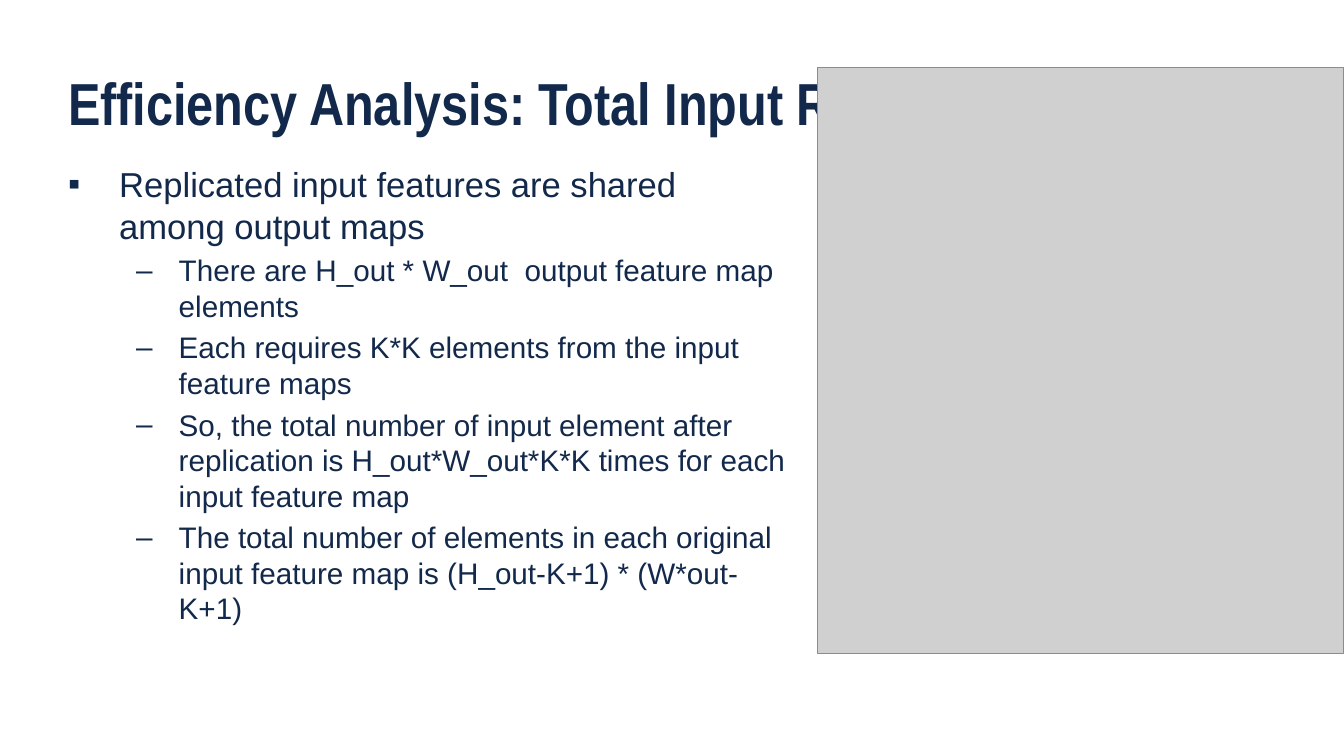
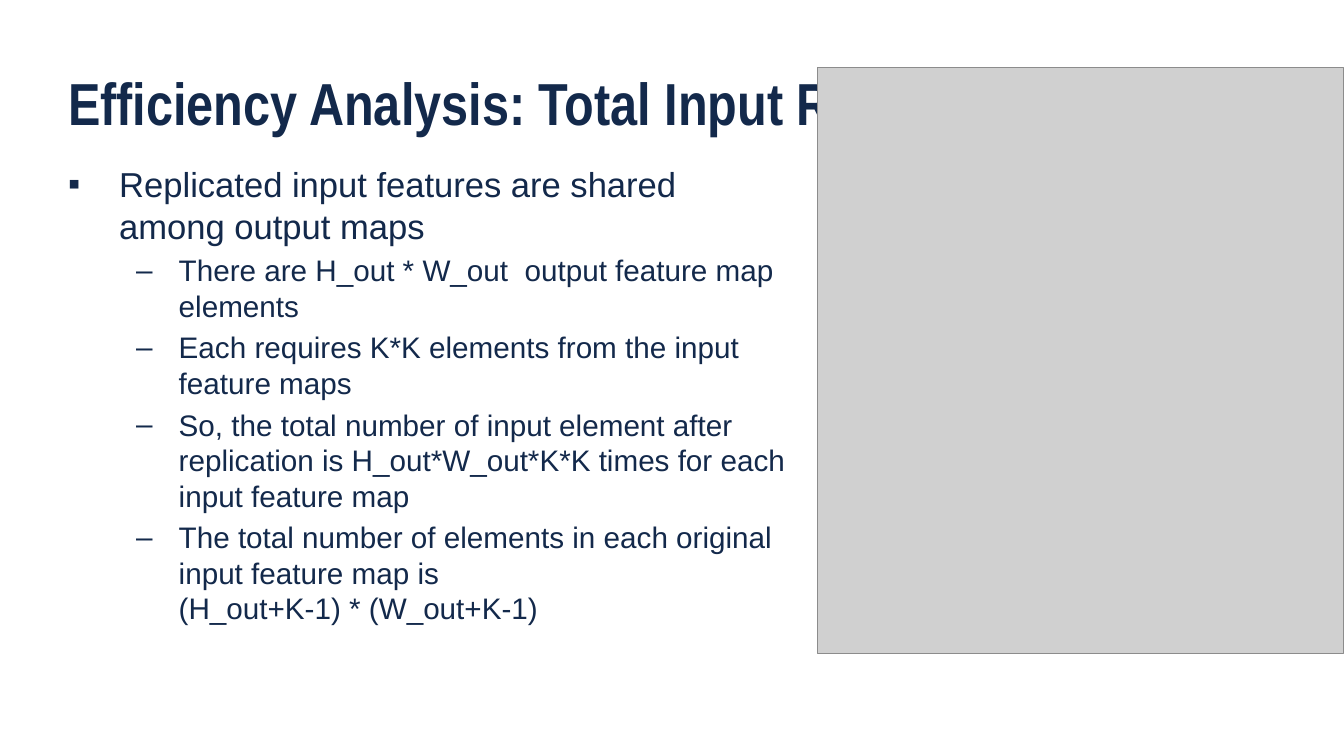
Before and after one commit to cwpearson/hugo-cwpearson, a slide deck: slide 19 of static/pptx/2017FA_ECE408_dl04_CNN02.pptx. Drawn at 1344x756 pixels with LibreOffice and Linux fonts; fonts in the diff are those of the drawing; grey boxes stand for pictures; background and template pictures are left out. Boxes give left, top, right and bottom in pixels: in the first picture for what was removed or moved away, otherwise in the second. Text is boxed around its words. In the diff, an @@ line names an element or a change of style, - is before the commit and + after.

Commit message:
Fix typos in 2017FA_ECE408_dl04_CNN02.pptx

```diff
--- a/static/pptx/2017FA_ECE408_dl04_CNN02.pptx
+++ b/static/pptx/2017FA_ECE408_dl04_CNN02.pptx
@@ text at (179,526,772,625): text changed @@
-  – The total number of elements in each original input feature map is (H_out-K+1) * (W*out-K+1)
+  – The total number of elements in each original input feature map is
+    (H_out+K-1) * (W_out+K-1)
```
Also in this commit, not shown: 2 other slides changed.
